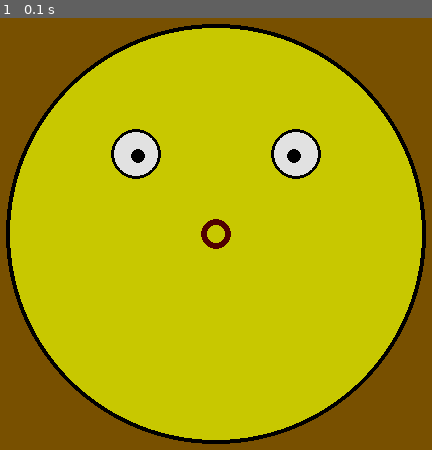
Above: before the commit, frame 1.
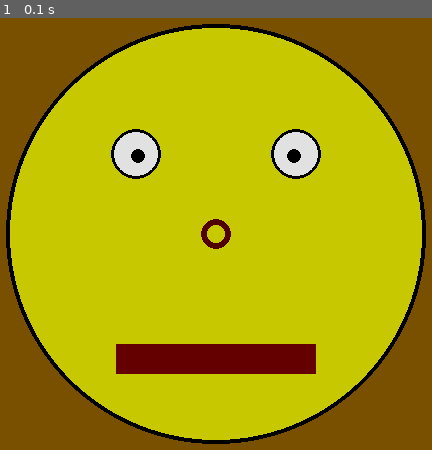
Above: after the commit, the same moment.

Repository: Rosebotics/catapult2019
Game: pygame game, started from learningPygame/Dave/00-MovingSmile/04-Drawing.py
The game is run twice, just before and just after one commit, with the same random seed, the same clock (stepped at 60 frames per second) and the same inputs.
Inputs:
- Up to frame 1 (0.1 s): no input

The runs differ from the first frame. In frame 1, 3.2% of the frame differs, in the area x 26-74%, y 75-83%.

Commit message:
Moving Smile

Diff:
--- a/learningPygame/Dave/00-MovingSmile/04-Drawing.py
+++ b/learningPygame/Dave/00-MovingSmile/04-Drawing.py
@@ -29,4 +29,7 @@
 
     pygame.draw.circle(screen, (80, 0, 0), (320, 240), 15, 6)
 
+    # pygame.draw.rect(screen, color, (x, y, width, height), thickness)
+    pygame.draw.rect(screen, (100, 0, 0), (220, 350, 200, 30))
+
     pygame.display.update()
--- a/learningPygame/Dave/00-MovingSmile/05-Animation.py
+++ b/learningPygame/Dave/00-MovingSmile/05-Animation.py
@@ -1,3 +1,42 @@
 # TODO: Copy all of your   04-Drawing.py   program and put it below this comment.
 
 # TODO: In this module we'll make the nose move down until a certain y then reset to the top again.
+
+
+import pygame
+import sys
+
+pygame.init()
+screen = pygame.display.set_mode((640, 480))
+
+nose_y = 240
+clock = pygame.time.Clock()
+
+while True:
+    clock.tick(60)
+    for event in pygame.event.get():
+        if event.type == pygame.QUIT:
+            sys.exit()
+
+    screen.fill((120, 80, 0))  # Brown
+
+    pygame.draw.circle(screen, (200, 200, 0), (320, 240), 210)
+    pygame.draw.circle(screen, (0, 0, 0), (320, 240), 210, 4)
+
+    pygame.draw.circle(screen, (225, 225, 225), (240, 160), 25)
+    pygame.draw.circle(screen, (0, 0, 0), (240, 160), 25, 3)
+    pygame.draw.circle(screen, (0, 0, 0), (242, 162), 7)
+
+    pygame.draw.circle(screen, (225, 225, 225), (400, 160), 25)
+    pygame.draw.circle(screen, (0, 0, 0), (400, 160), 25, 3)
+    pygame.draw.circle(screen, (0, 0, 0), (398, 162), 7)
+
+    nose_y = nose_y + 2
+    if nose_y > 480:
+        nose_y = 240
+    pygame.draw.circle(screen, (80, 0, 0), (320, nose_y), 15, 6)
+
+    # pygame.draw.rect(screen, color, (x, y, width, height), thickness)
+    pygame.draw.rect(screen, (100, 0, 0), (220, 350, 200, 30))
+
+    pygame.display.update()
--- a/learningPygame/Dave/00-MovingSmile/06-Interactions.py
+++ b/learningPygame/Dave/00-MovingSmile/06-Interactions.py
@@ -8,3 +8,54 @@
 #   Make the face grow and shrink with the g and s buttons.
 #   Draw a proportionally incorrect stick figure body under the face using lines.
 #   Make everything drawn move down off the screen if a the mouse down event occurs.
+
+
+import pygame
+import sys
+
+pygame.init()
+screen = pygame.display.set_mode((640, 480))
+pygame.display.set_caption("Moving Smile")
+
+nose_y = 240
+eye_x = 0
+clock = pygame.time.Clock()
+
+while True:
+    clock.tick(60)
+    for event in pygame.event.get():
+        if event.type == pygame.QUIT:
+            sys.exit()
+
+    pressed_keys = pygame.key.get_pressed()
+    if pressed_keys[pygame.K_UP]:
+        nose_y = 50
+    if pressed_keys[pygame.K_LEFT]:
+        eye_x = eye_x - 5
+    if pressed_keys[pygame.K_RIGHT]:
+        eye_x = eye_x + 5
+
+    screen.fill((120, 80, 0))  # Brown
+
+    pygame.draw.circle(screen, (200, 200, 0), (320, 240), 210)
+    pygame.draw.circle(screen, (0, 0, 0), (320, 240), 210, 4)
+
+    pygame.draw.circle(screen, (225, 225, 225), (240 + eye_x, 160), 25)
+    pygame.draw.circle(screen, (0, 0, 0), (240 + eye_x, 160), 25, 3)
+    pygame.draw.circle(screen, (0, 0, 0), (242 + eye_x, 162), 7)
+
+    pygame.draw.circle(screen, (225, 225, 225), (400 + eye_x, 160), 25)
+    pygame.draw.circle(screen, (0, 0, 0), (400 + eye_x, 160), 25, 3)
+    pygame.draw.circle(screen, (0, 0, 0), (398 + eye_x, 162), 7)
+
+    nose_y = nose_y + 1
+    if nose_y > 260:
+        nose_y = 240
+    pygame.draw.circle(screen, (80, 0, 0), (320, nose_y), 15, 6)
+
+    # pygame.draw.rect(screen, color, (x, y, width, height), thickness)
+    pygame.draw.rect(screen, (100, 0, 0), (240, 350, 160, 30))
+    pygame.draw.rect(screen, (100, 0, 0), (210, 330, 50, 30))
+    pygame.draw.rect(screen, (100, 0, 0), (390, 330, 50, 30))
+
+    pygame.display.update()
